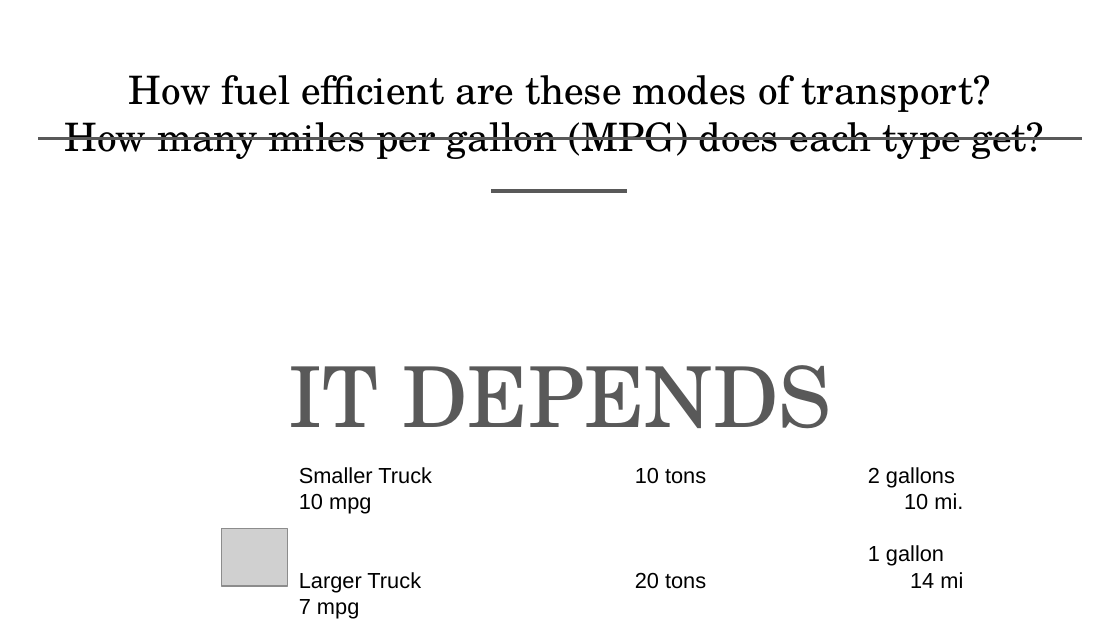
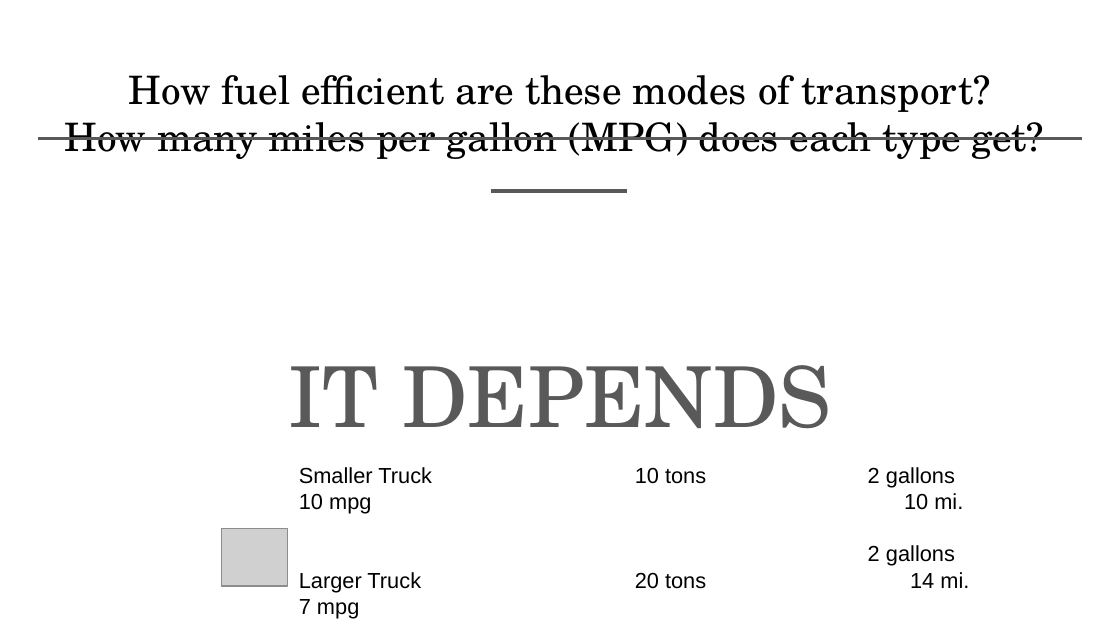
Before and after one commit to Rhunsilval/capstone, a slide deck: slide 8 of Presentation/The Cost of Moving Food - capstone.pptx (slide 10 before the commit). Drawn at 1120x630 pixels with LibreOffice and Linux fonts; fonts in the diff are those of the drawing; grey boxes stand for pictures. Boxes give left, top, right and bottom in pixels: in the first picture for what was removed or moved away, otherwise in the second. Text is boxed around its words. In the diff, an @@ line names an element or a change of style, - is before the commit and + after.

```diff
--- a/Presentation/The Cost of Moving Food - capstone.pptx
+++ b/Presentation/The Cost of Moving Food - capstone.pptx
@@ text at (x1=868, y1=545, x2=969, y2=588): text changed @@
-1 gallon
-14 mi
+2 gallons
+14 mi.
```
Also in this commit, not shown: 10 other slides changed, 1 slide added, 16 slides removed, 3 other files.
